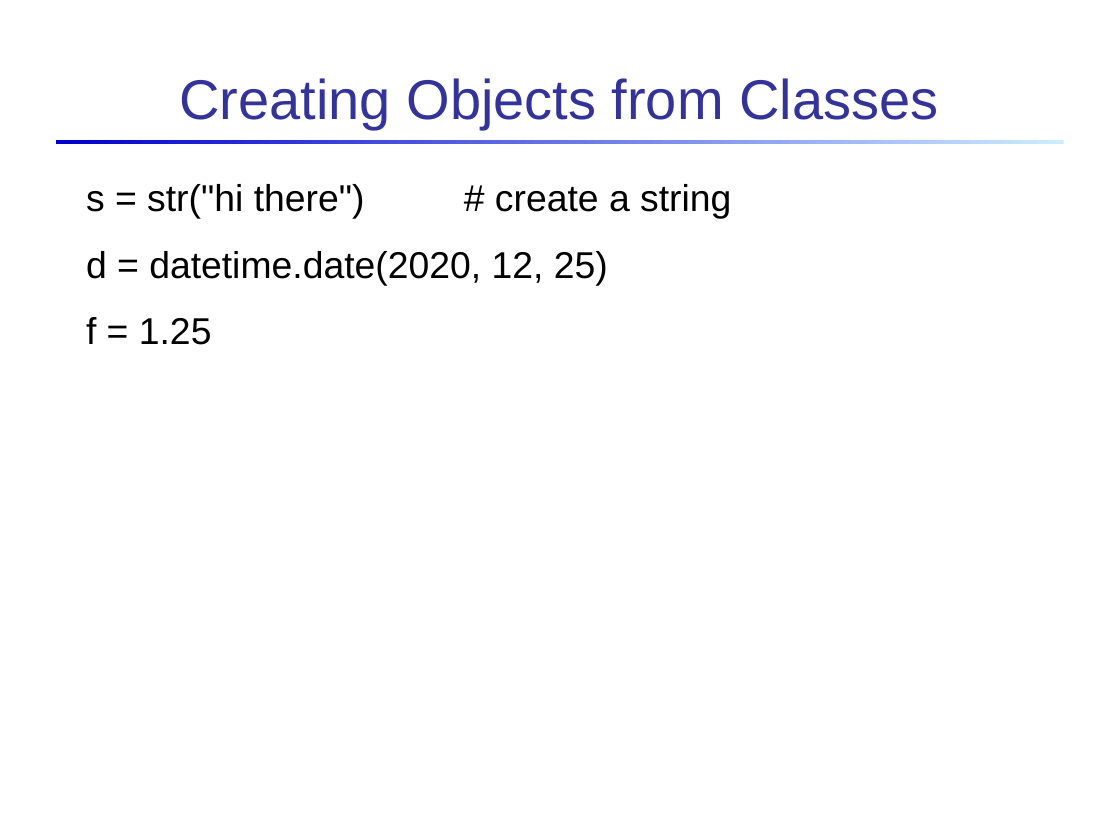
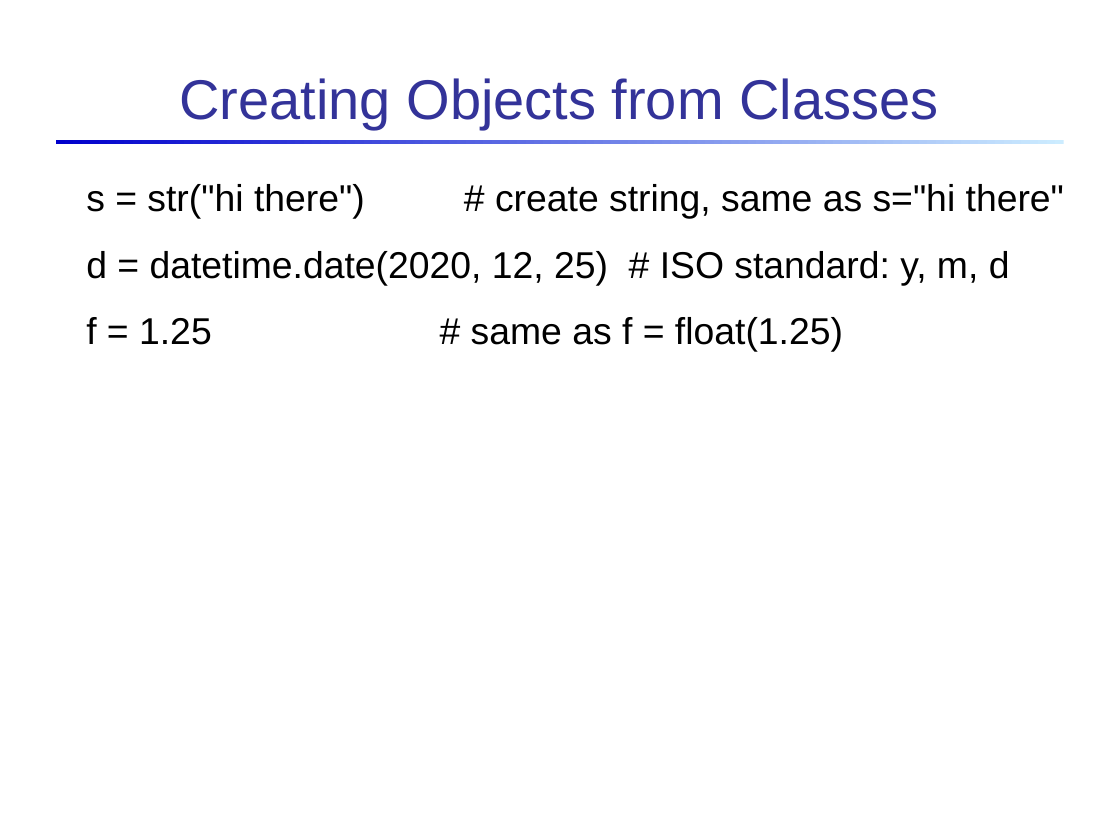
Before and after one commit to skeoop/skeoop.github.io, a slide deck: slide 15 of intro/Intro-to-Objects-Classes.ppt. Drawn at 1120x840 pixels with LibreOffice and Linux fonts; fonts in the diff are those of the drawing. Boxes give left, top, right and bottom in pixels: in the first picture for what was removed or moved away, otherwise in the second. Text is boxed around its words. In the diff, an @@ line names an element or a change of style, - is before the commit and + after.

```diff
--- a/intro/Intro-to-Objects-Classes.ppt
+++ b/intro/Intro-to-Objects-Classes.ppt
@@ text at (86, 184, 1064, 352): text changed @@
-s = str("hi there") # create a string
-d = datetime.date(2020, 12, 25)
-f = 1.25
+s = str("hi there") # create string, same as s="hi there"
+d = datetime.date(2020, 12, 25) # ISO standard: y, m, d
+f = 1.25 # same as f = float(1.25)
```
Also in this commit, not shown: 3 other slides changed, 2 slides added, 2 other files.
